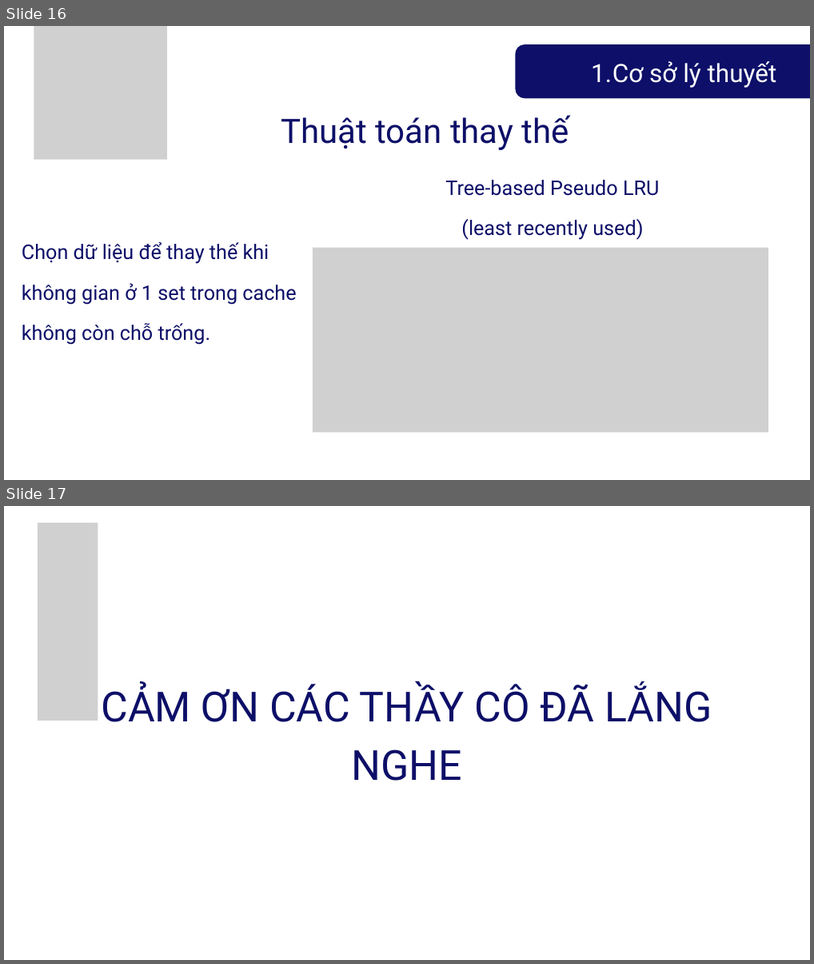
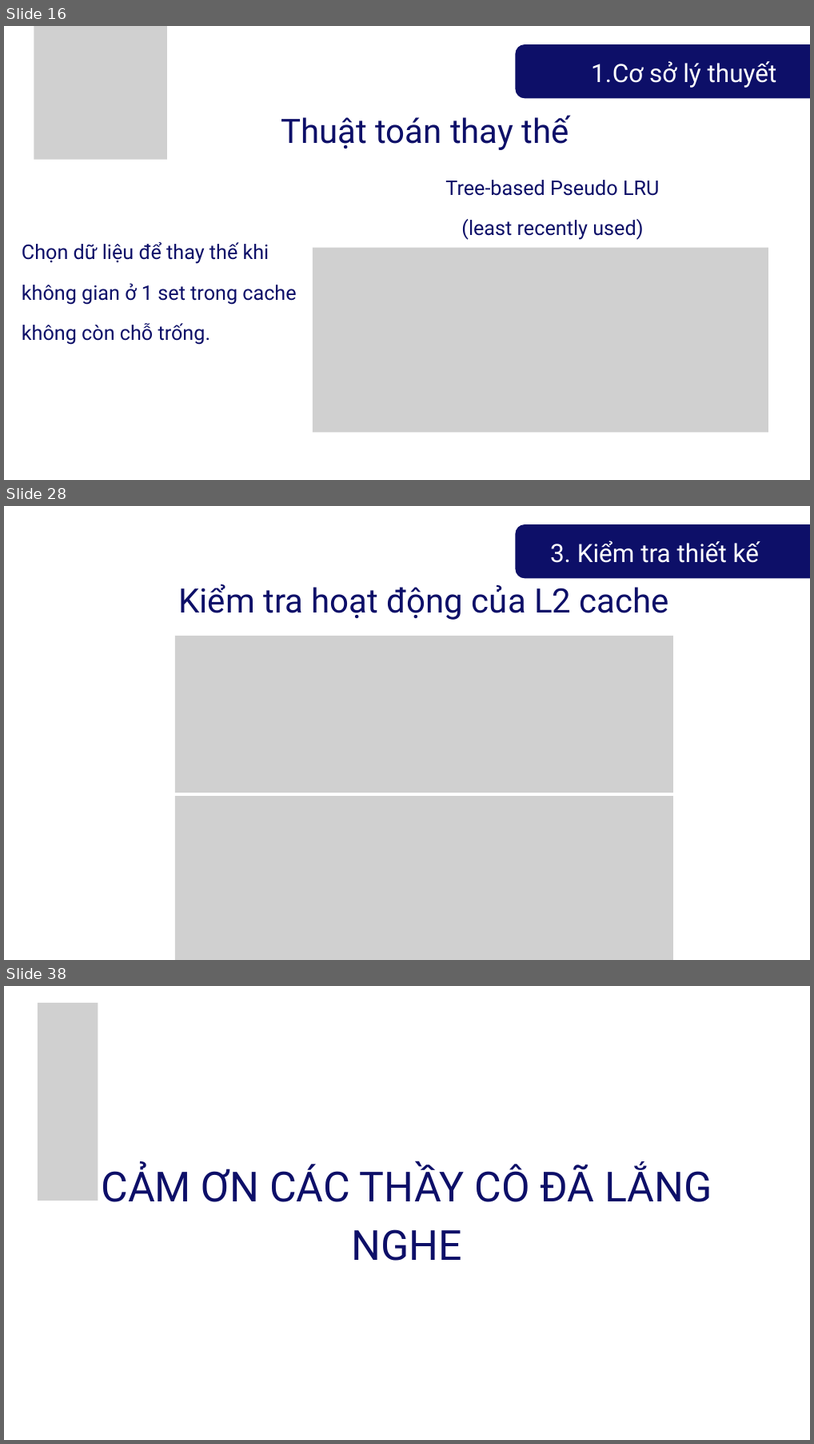
Before and after one commit to Stork1323/riscv_cache, a slide deck: Documents/Presentation for Project 2.pptx. Shown one above the other, each under a label of ours: slides 16 and 17 before the commit, slides 16, 28 and 38 after it; the slides between them are not shown. The pictures are 814x964 and 814x1444 pixels, drawn with LibreOffice and Linux fonts; fonts in the diff are those of the drawing; grey boxes stand for pictures. Boxes give left, top, right and bottom in pixels: in the first picture for what was removed or moved away, otherwise in the second. Text is boxed around its words. In the diff, an @@ line names an element or a change of style, - is before the commit and + after.

```diff
--- a/Documents/Presentation for Project 2.pptx
+++ b/Documents/Presentation for Project 2.pptx
@@ slide 28 added at bbox=[4, 506, 810, 960], background #FFFFFF @@
@@ freeform shape added at bbox=[516, 524, 810, 578], fill #0D0F68 @@
@@ text added at bbox=[550, 540, 759, 563], 45 pt, text #FFFFFF @@
+3. Kiểm tra thiết kế
@@ text added at bbox=[178, 584, 670, 620], 60 pt, text #0D0F68 @@
+Kiểm tra hoạt động của L2 cache
@@ picture added at bbox=[175, 636, 674, 792] @@
@@ picture added at bbox=[175, 796, 674, 960] @@
@@ what was slide 17 is now slide 38 @@
```
Also in this commit, not shown: 23 other slides added.
